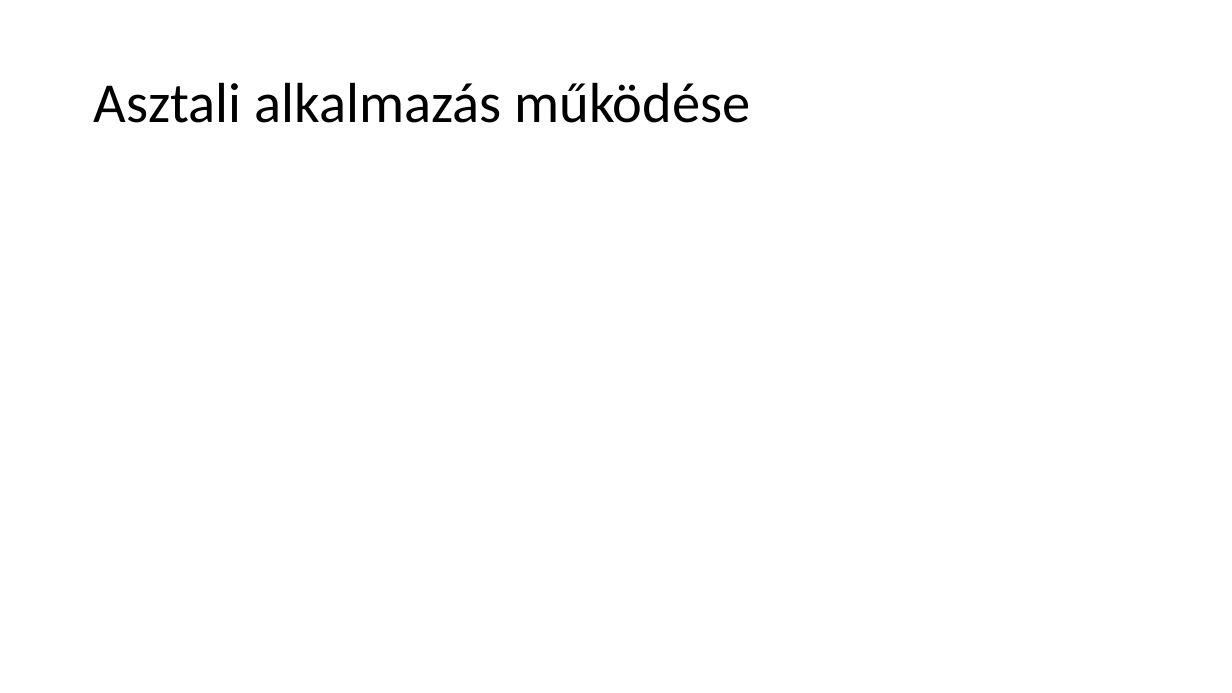
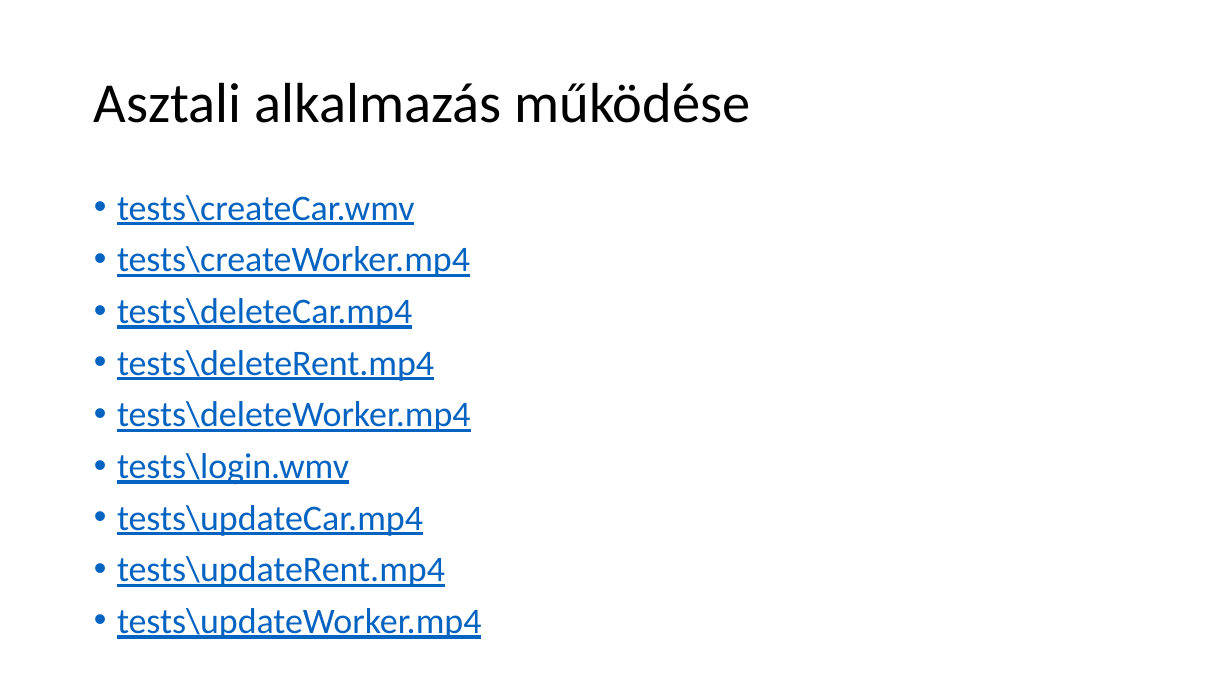
Before and after one commit to KantorKrisztian/Rentaruro_projekt, a slide deck: slide 8 of Rentaruro.pptx. Drawn at 1232x693 pixels with LibreOffice and Linux fonts; fonts in the diff are those of the drawing. Boxes give left, top, right and bottom in pixels: in the first picture for what was removed or moved away, otherwise in the second. Text is boxed around its words. In the diff, an @@ line names an element or a change of style, - is before the commit and + after.

```diff
--- a/Rentaruro.pptx
+++ b/Rentaruro.pptx
@@ text added at (117,195,481,639), 28 pt, text #0563C1, underline @@
+• tests\createCar.wmv
+• tests\createWorker.mp4
+• tests\deleteCar.mp4
+• tests\deleteRent.mp4
+• tests\deleteWorker.mp4
+• tests\login.wmv
+• tests\updateCar.mp4
+• tests\updateRent.mp4
+• tests\updateWorker.mp4
```
Also in this commit, not shown: 1 slide removed, 6 other files.
